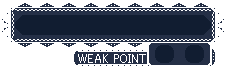
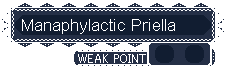
Before/after of a 225×67 layered artwork. What changed in the layer stack:
renamed "Pasted Layer" to "Manaphylactic Priella", showed it, moved it above "sES40復讐のプリエラ.png", painted on it over left=22, top=19, right=175, bottom=34
